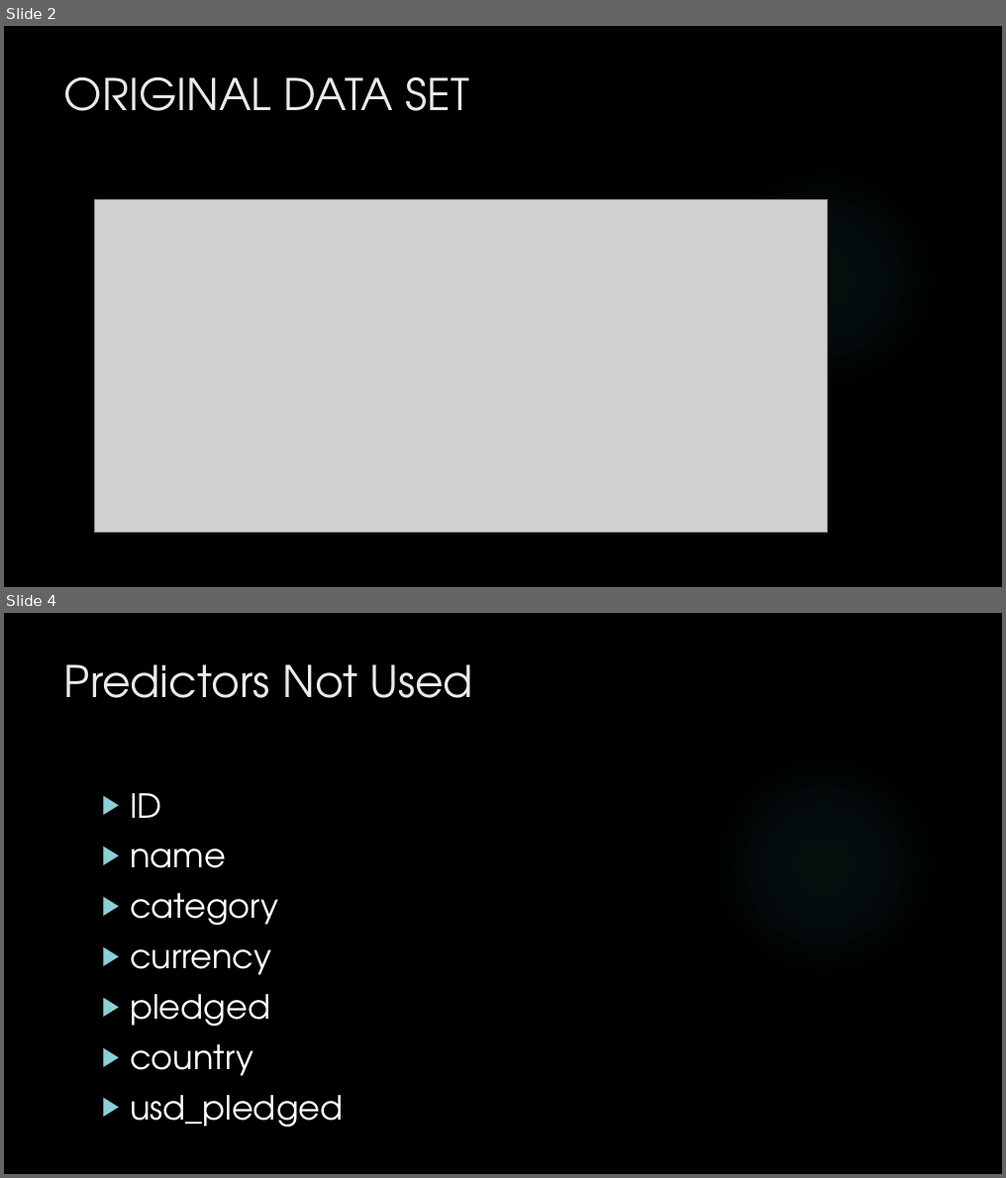
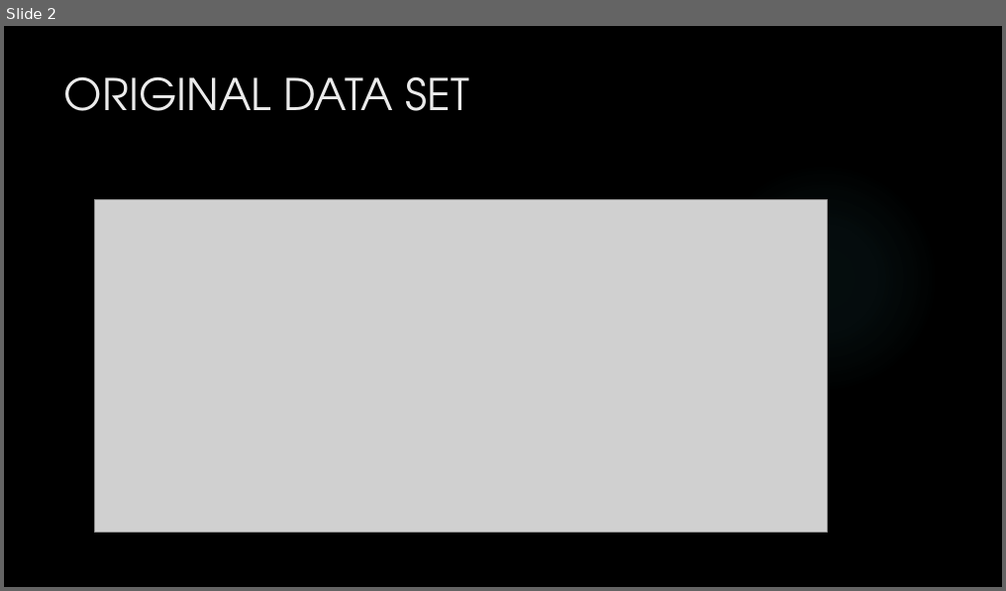
Before and after one commit to jedeming11/summerProject, a slide deck: Presentation.pptx. Shown one above the other, each under a label of ours: slides 2 and 4 before the commit, slide 2 after it; the slides between them are not shown. The pictures are 1006x1178 and 1006x591 pixels, drawn with LibreOffice and Linux fonts; fonts in the diff are those of the drawing; grey boxes stand for pictures; background and template pictures are left out. Boxes give left, top, right and bottom in pixels: in the first picture for what was removed or moved away, otherwise in the second. Text is boxed around its words. In the diff, an @@ line names an element or a change of style, - is before the commit and + after.

```diff
--- a/Presentation.pptx
+++ b/Presentation.pptx
@@ slide 4 removed at box(4, 613, 1002, 1174), background picture (left out); not listed: 1 template element that a slide beside it also shows @@
@@ title removed at box(64, 664, 473, 698) @@
-Predictors Not Used
@@ text removed at box(130, 793, 343, 1128) @@
-▶ ID
-▶ name
-▶ category
-▶ currency
-▶ pledged
-▶ country
-▶ usd_pledged
```
Also in this commit, not shown: 4 slides changed, 4 slides added, 1 other slide removed.
